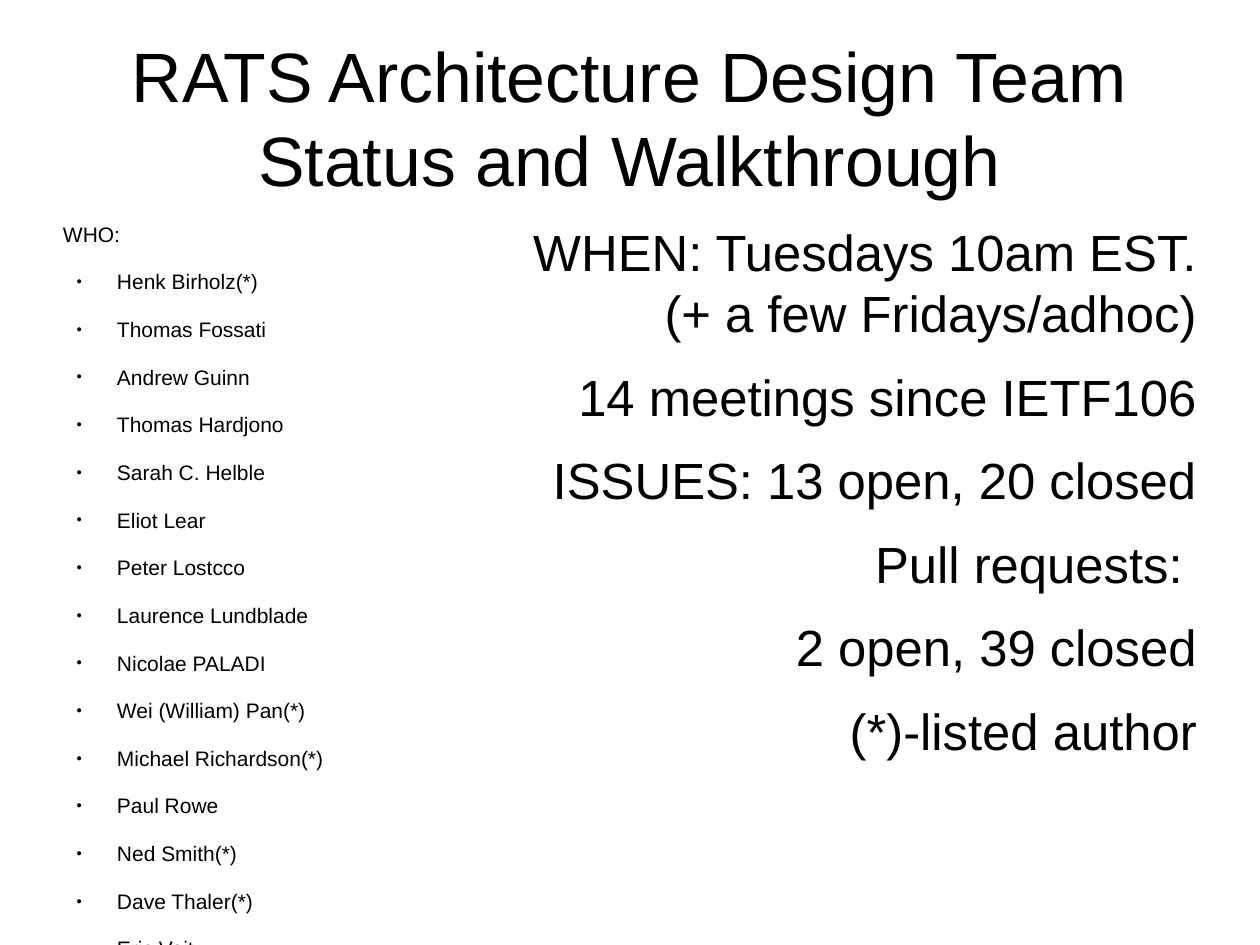
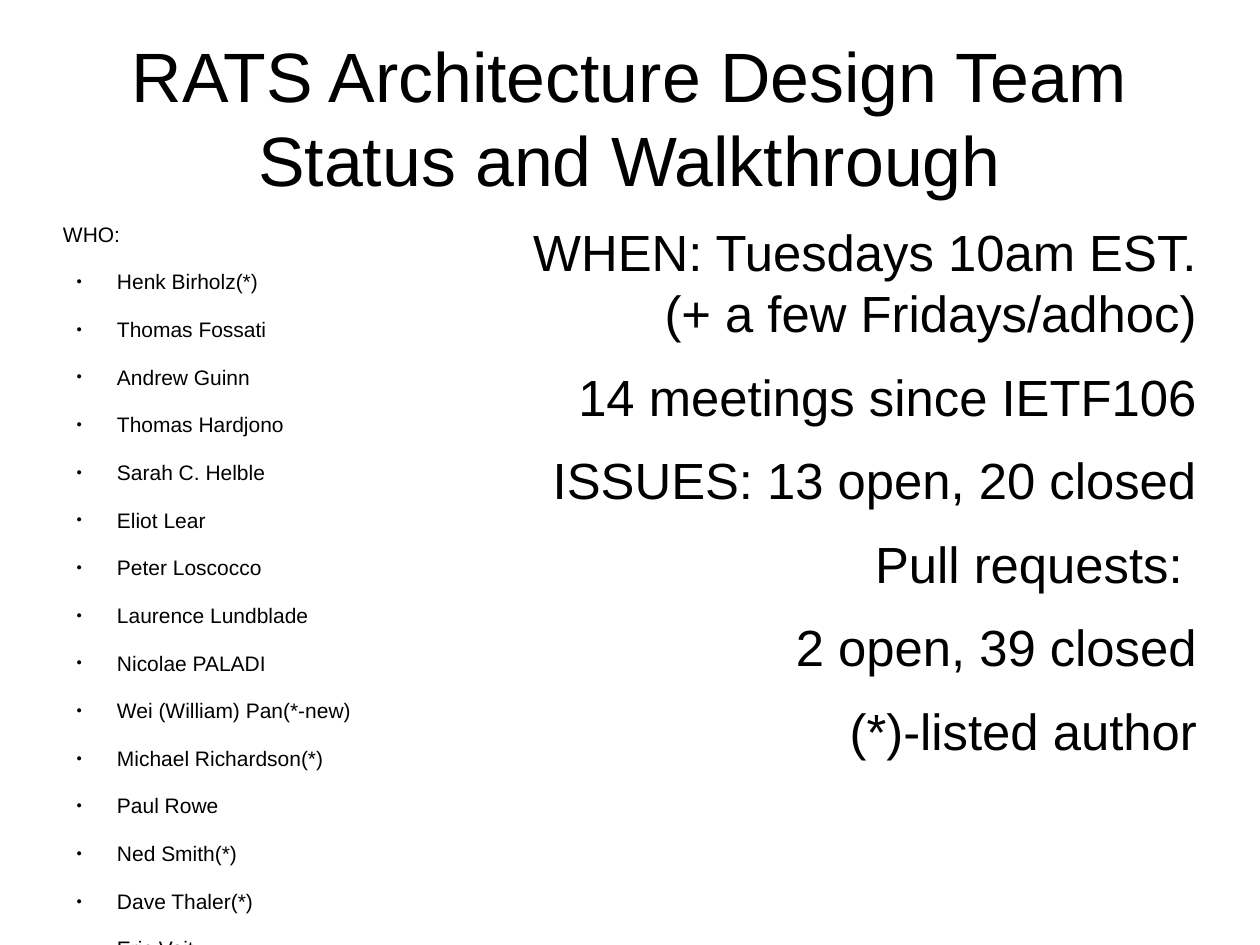
Before and after one commit to ietf-rats-wg/architecture, a slide deck: slide 1 of presentations/2020-ietf107-architecture.odp. Drawn at 1260x945 pixels with LibreOffice and Linux fonts; fonts in the diff are those of the drawing. Boxes give left, top, right and bottom in pixels: in the first picture for what was removed or moved away, otherwise in the second. Text is boxed around its words. In the diff, an @@ line names an element or a change of style, - is before the commit and + after.

```diff
--- a/presentations/2020-ietf107-architecture.odp
+++ b/presentations/2020-ietf107-architecture.odp
@@ text at [117,560,262,576]: text changed @@
-● Peter Lostcco
+● Peter Loscocco
@@ text at [117,702,351,723]: text changed @@
-● Wei (William) Pan(*)
+● Wei (William) Pan(*-new)
```
Also in this commit, not shown: 7 other slides changed, 2 slides added.
